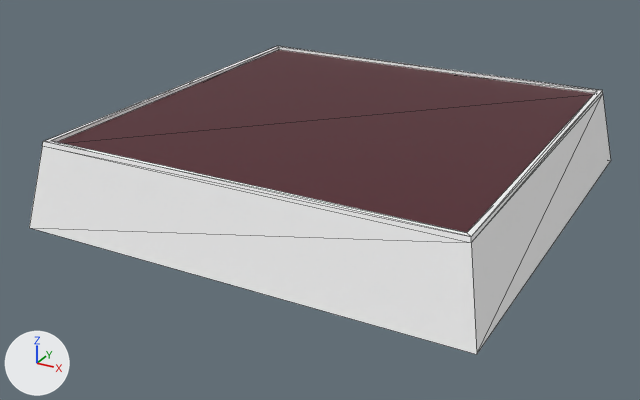
One commit to the glTF model 3d/assets/models/tile-block.glb: the scene before it, then after it.
Both versions are drawn from a 50 mm lens placed at (1.74, -3.4, 1.63), pointed at (-0.06, -0.13, -0.01). Arrows for +X, +Y and +Z are at lower left; the lights stay in place. Mesh edges are drawn as thin lines. Vertices at the same position are counted once.

In view in the first picture: 'grid', 'tile'.
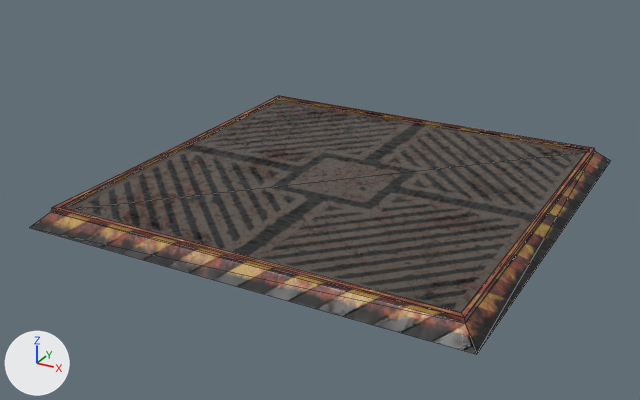
Commit message: Added model for tile-block and edge-block

Edits to the bpy script that builds the scene:
```text
Add img_tile_grid_metallic_tile_grid_damaged_roughness:
    img_tile_grid_metallic_tile_grid_damaged_roughness = load_image('tile_grid_Metallic-tile_grid_damaged_Roughness', '_unpacked/tile_grid_Metallic-tile_grid_damaged_Roughness', 512, 512, 'Non-Color')
Add img_tile_grid_basecolor_alpha_damaged_png:
    img_tile_grid_basecolor_alpha_damaged_png = load_image('tile_grid_BaseColor-alpha-damaged.png', '_unpacked/tile_grid_BaseColor-alpha-damaged.png', 512, 512, 'sRGB')
Add img_tile_grid_normal:
    img_tile_grid_normal = load_image('tile_grid_Normal', '_unpacked/tile_grid_Normal', 512, 512, 'Non-Color')
Add img_tile_tile_normal:
    img_tile_tile_normal = load_image('tile_tile_Normal', '_unpacked/tile_tile_Normal', 512, 512, 'Non-Color')
Add img_tile_tile_metallic_tile_tile_roughness:
    img_tile_tile_metallic_tile_tile_roughness = load_image('tile_tile_Metallic-tile_tile_Roughness', '_unpacked/tile_tile_Metallic-tile_tile_Roughness', 512, 512, 'Non-Color')
Add img_tile_tile_damaged_basecolor:
    img_tile_tile_damaged_basecolor = load_image('tile_tile_damaged_BaseColor', '_unpacked/tile_tile_damaged_BaseColor', 512, 512, 'sRGB')
Change mat_tile:
    remove # nodes: BsdfPrincipled, OutputMaterial
    remove # colours: white #ffffff
    nodes: BsdfPrincipled, NormalMap, OutputMaterial, SeparateColor, TexImage x3
    uses the picture img_tile_tile_damaged_basecolor
    uses the picture img_tile_tile_metallic_tile_tile_roughness
    uses the picture img_tile_tile_normal
Add mat_grid:
    mat_grid = bpy.data.materials.new('grid')
    # uses the picture img_tile_grid_basecolor_alpha_damaged_png
    # uses the picture img_tile_grid_metallic_tile_grid_damaged_roughness
    # uses the picture img_tile_grid_normal
Change me_plane_001:
    where me_plane_001.from_pydata(...)  # 4 vertices, 2 faces; spans x -0.91..0.91, y -0.91..0.91, z 0.36
    used by ob_grid; location = (0.0, 0.0, 0.0)
    remove me_plane_001.materials.append(mat_material)  # dark red #501c26
    me_plane_001 part 1: the whole mesh is moved by (0.0, 0.0, -0.3)
    add me_plane_001.materials.append(mat_grid)
Change me_plane:
    where me_plane.from_pydata(...)  # 20 vertices, 34 faces; spans x -1.0..1.0, y -1.0..1.0, z 0.0..0.38
    used by ob_tile; location = (0.0, 0.0, 0.0)
    me_plane part 2: all 16 vertices in x -0.93..0.93, y -0.93..0.93, z 0.32..0.38 are moved by (0.0, 0.0, -0.3)
```

Where the change shows, as pixel boxes [x1, y1, x2, y2] in the pictures (640 x 400 px):
'grid', recoloured, mesh moved: before [58, 50, 594, 232]; after [65, 100, 587, 313]
'tile', surface changed, reshaped (white to grey, 16% shorter): before [29, 46, 611, 354]; after [29, 96, 610, 354]
